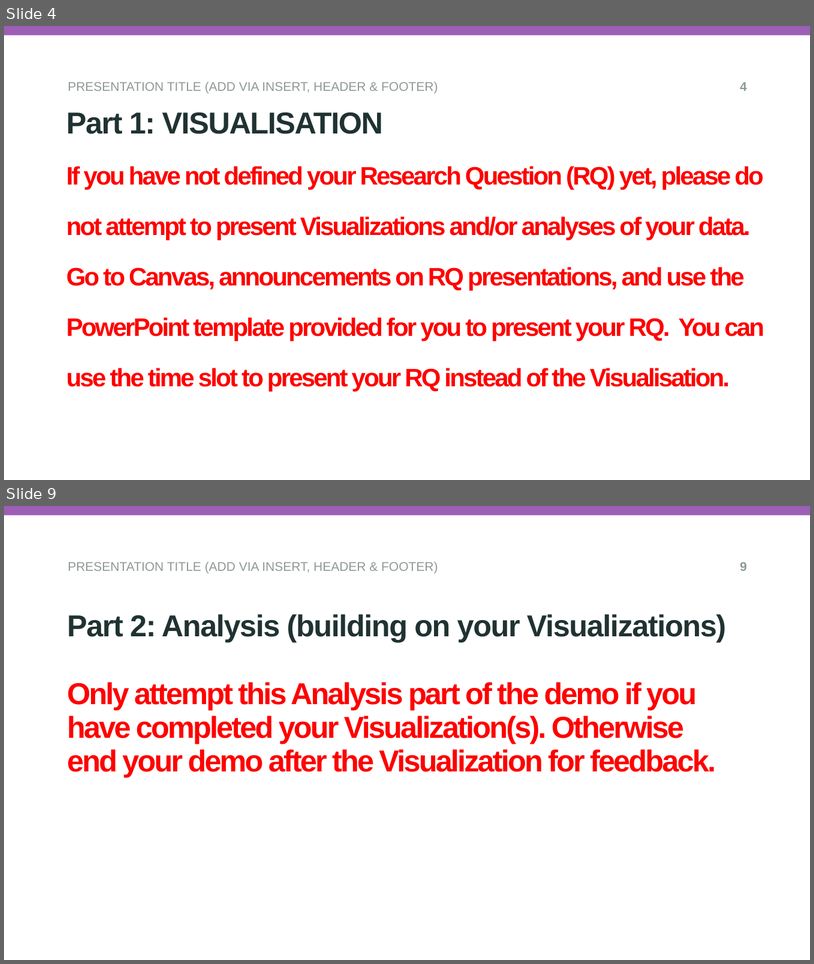
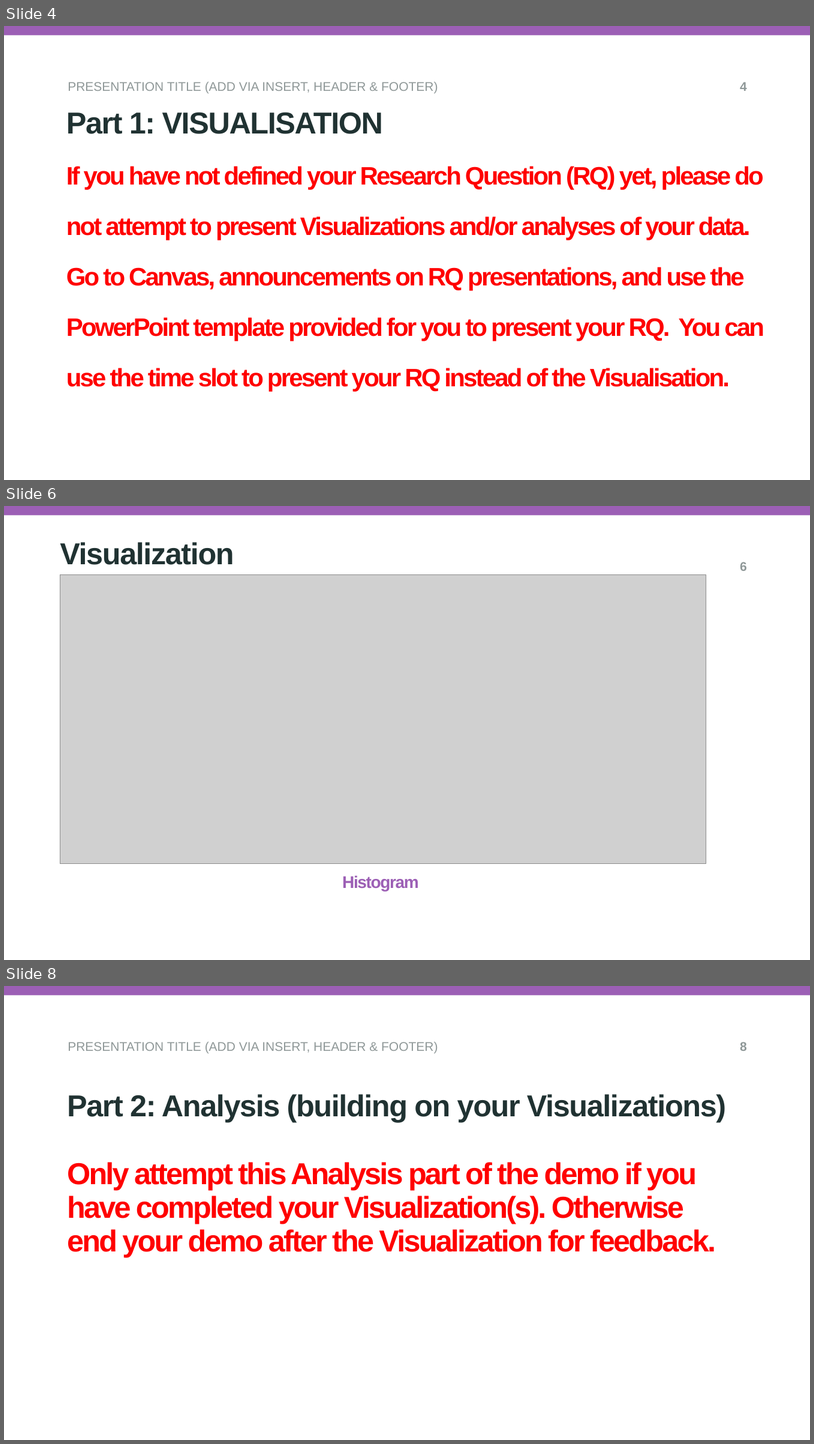
Before and after one commit to sh25aao/A80-TRDP-GroupProjectReport, a slide deck: vis_and_analysis_student_demo_template.pptx. Shown one above the other, each under a label of ours: slides 4 and 9 before the commit, slides 4, 6 and 8 after it; the slides between them are not shown. The pictures are 814x964 and 814x1444 pixels, drawn with LibreOffice and Linux fonts; fonts in the diff are those of the drawing; grey boxes stand for pictures; background and template pictures are left out. Boxes give left, top, right and bottom in pixels: in the first picture for what was removed or moved away, otherwise in the second. Text is boxed around its words. In the diff, an @@ line names an element or a change of style, - is before the commit and + after.

```diff
--- a/vis_and_analysis_student_demo_template.pptx
+++ b/vis_and_analysis_student_demo_template.pptx
@@ slide 6 added at [4,506,810,960], background #FFFFFF; not listed: 1 template element that a slide beside it also shows @@
@@ subtitle added at [60,542,234,565], 36 pt, text #203232, bold @@
+Visualization
@@ picture added at [60,574,707,863] @@
@@ page number added at [740,562,747,571], 15 pt, text #8F9898, bold @@
+6
@@ text added at [342,875,419,891], 20 pt, text #9C5FB5, bold @@
+Histogram
@@ what was slide 9 is now slide 8 @@
@@ page number at [740,1042,747,1051]: text changed @@
-9
+8
```
Also in this commit, not shown: 2 slides changed, 1 other slide added, 3 slides removed.
